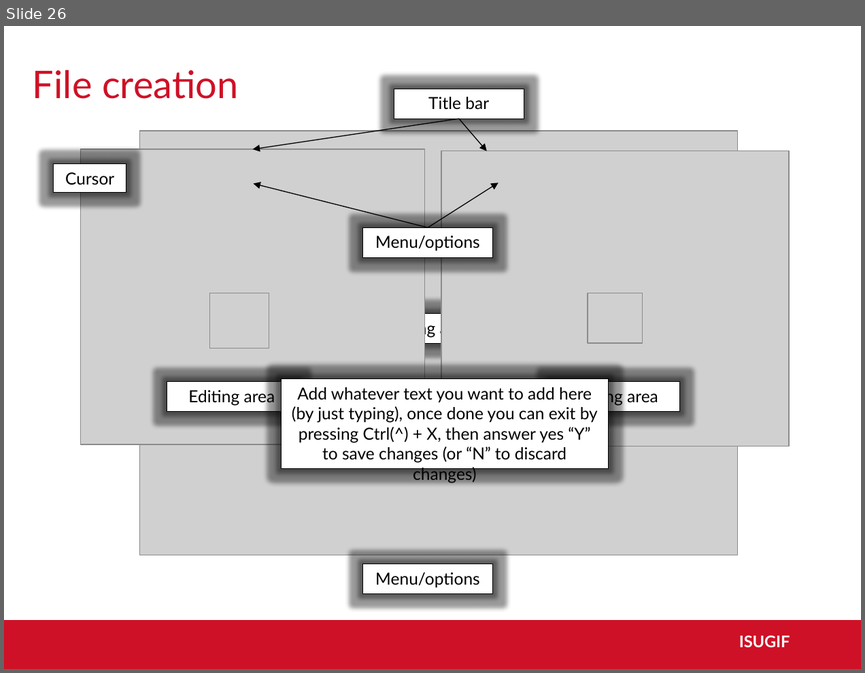
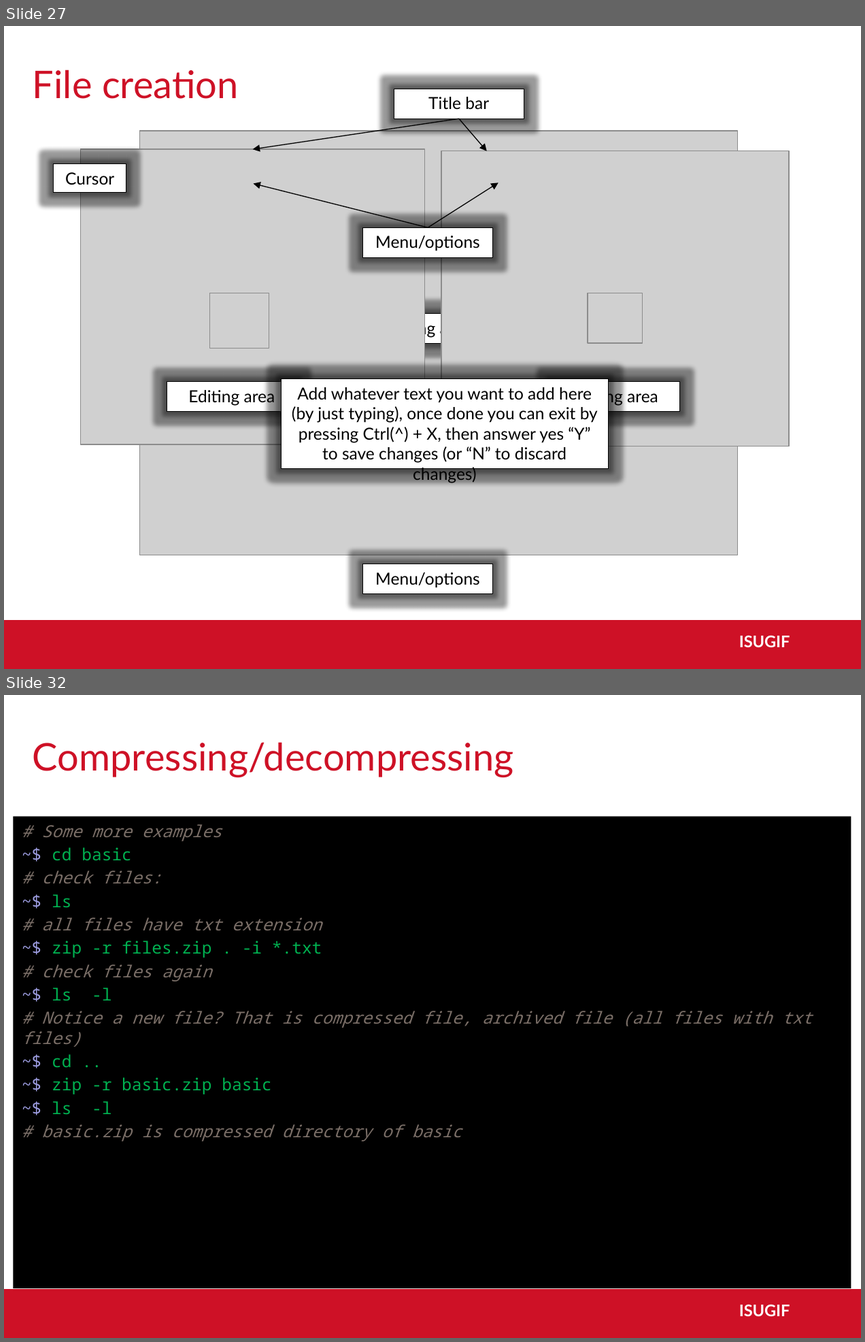
Before and after one commit to ISUgenomics/basic_UNIX_2015, a slide deck: slides_workshop_as.pptx. Shown one above the other, each under a label of ours: slide 26 before the commit, slides 27 and 32 after it; the slides between them are not shown. The pictures are 865x673 and 865x1342 pixels, drawn with LibreOffice and Linux fonts; fonts in the diff are those of the drawing; grey boxes stand for pictures; background and template pictures are left out. Boxes give left, top, right and bottom in pixels: in the first picture for what was removed or moved away, otherwise in the second. Text is boxed around its words. In the diff, an @@ line names an element or a change of style, - is before the commit and + after.

```diff
--- a/slides_workshop_as.pptx
+++ b/slides_workshop_as.pptx
@@ slide 32 added at <box>4,695,861,1338</box>, background #FFFFFF; not listed: 2 template elements that a slide beside it also shows @@
@@ title added at <box>33,742,514,777</box>, 32 pt, text #CE1126 @@
+Compressing/decompressing
@@ text added at <box>14,817,851,1289</box>, fill #000000, 14 pt, text #7A6E67, italic @@
+# Some more examples
+~$ cd basic
+# check files:
+~$ ls
+# all files have txt extension
+~$ zip -r files.zip . -i *.txt
+# check files again
+~$ ls -l
+# Notice a new file? That is compressed file, archived file (all files with txt files)
+~$ cd ..
+~$ zip -r basic.zip basic
+~$ ls -l
+# basic.zip is compressed directory of basic
@@ what was slide 26 is now slide 27 @@
```
Also in this commit, not shown: 9 slides changed, 15 other slides added, 2 slides removed.
